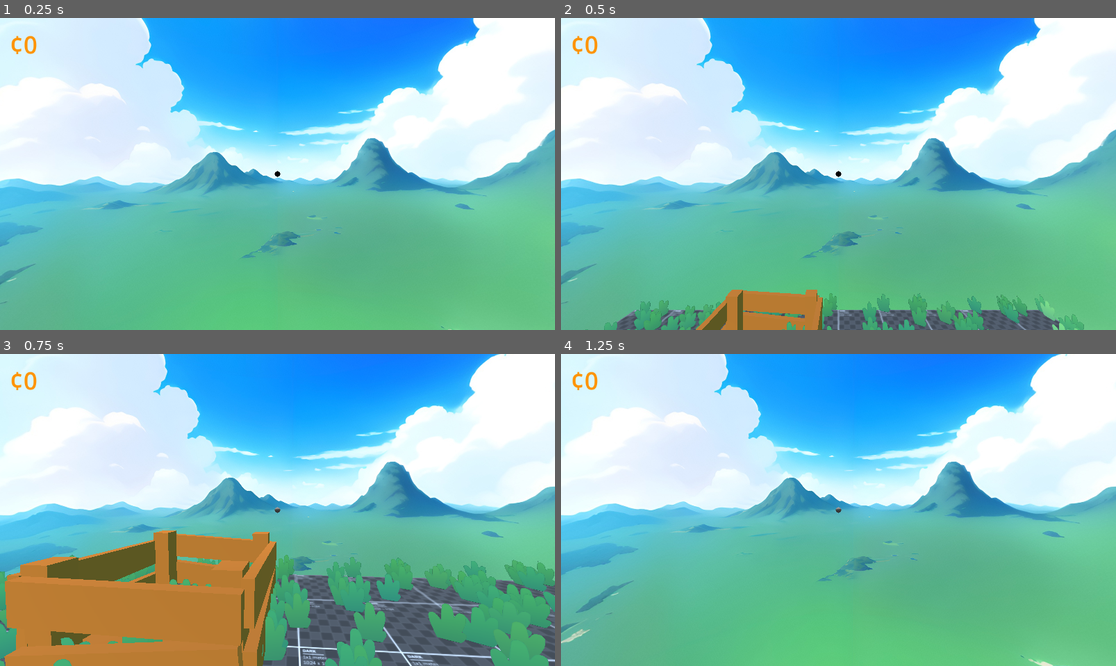
Above: before the commit, frames 1-4 (two rows, left to right).
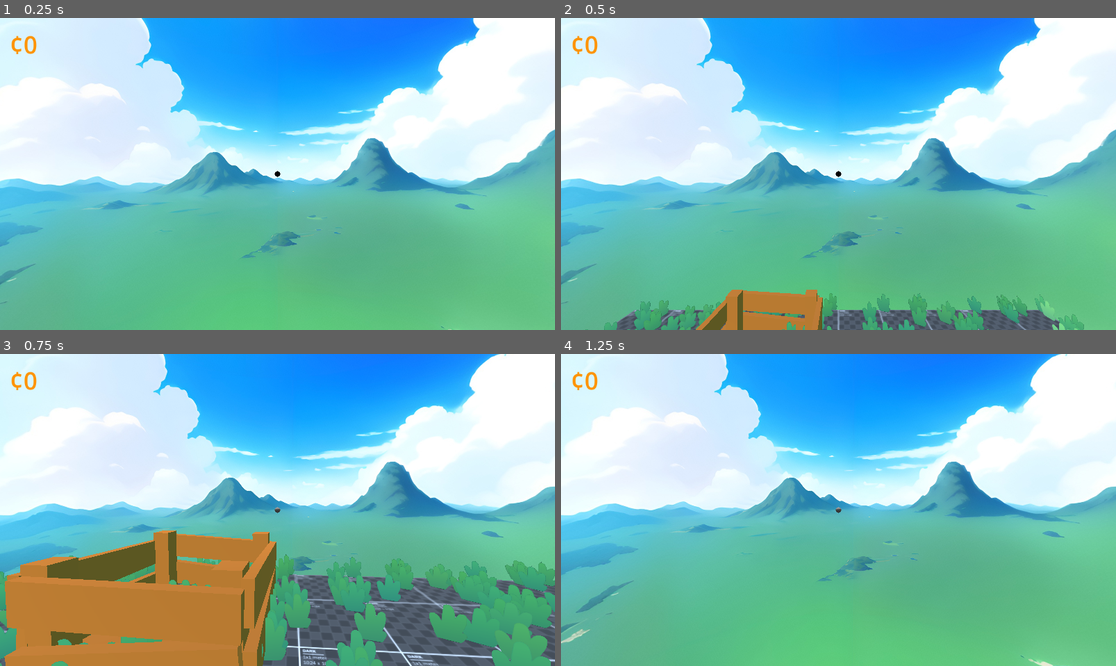
Above: after the commit, the same moments.

Repository: dairycultist/New-Hand-in-Mootown
Game: Godot game, scene res://world.tscn
Two runs of this game, one before a commit and one after it. Both use one fixed random seed, a clock stepped at 60 frames per second and the inputs below.
Inputs (mouse positions are in pixels of both pictures, inside the frame that each line leads up to):
- Up to frame 1 (0.25 s): no input
- Up to frame 2 (0.5 s): no input
- Up to frame 3 (0.75 s): tap Enter (ui_accept) at 0.5 s; move the mouse to (271, 516) at 0.52 s; hold W (walk_up) from 0.53 s (still down); hold E (interact) from 0.53 s (still down)
- Up to frame 4 (1.25 s): keep holding W (walk_up); keep holding E (interact); tap Enter (ui_accept) at 0.77 s

Frames 1-2 are identical in both runs. In frame 3, 0.6% of the frame differs, in the area x 0-100%, y 64-100%; in frame 4, nothing differs.

Commit message:
Don't turn billboard grass vertically

Diff:
--- a/grass.gdshader
+++ b/grass.gdshader
@@ -6,7 +6,7 @@
 
 	mat4 billboard_matrix = mat4(
         INV_VIEW_MATRIX[0],
-        INV_VIEW_MATRIX[1],
+        vec4(0, 1, 0, 0),
         INV_VIEW_MATRIX[2],
         MODEL_MATRIX[3]
     );
